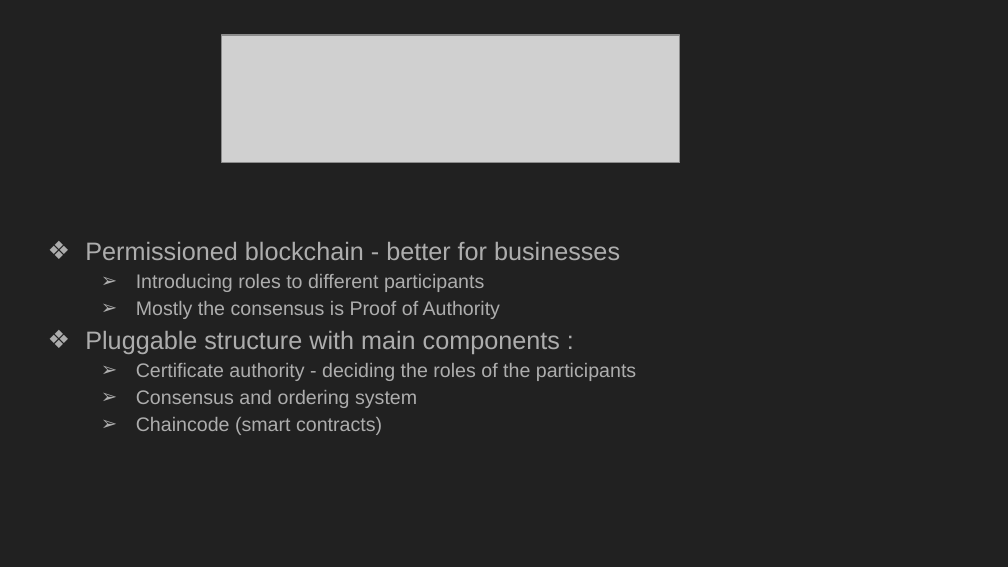
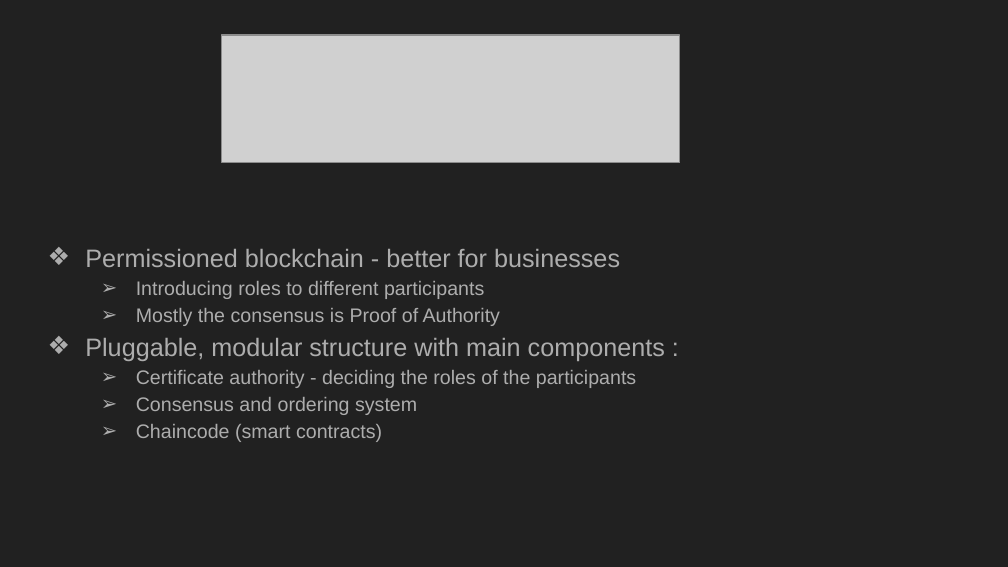
Before and after one commit to xxLestadxx/FabricPresentation2019Feb, a slide deck: slide 2 of Hyperledger Fabric and Composer.pptx. Drawn at 1008x567 pixels with LibreOffice and Linux fonts; fonts in the diff are those of the drawing; grey boxes stand for pictures. Boxes give left, top, right and bottom in pixels: in the first picture for what was removed or moved away, otherwise in the second. Text is boxed around its words. In the diff, an @@ line names an element or a change of style, - is before the commit and + after.

```diff
--- a/Hyperledger Fabric and Composer.pptx
+++ b/Hyperledger Fabric and Composer.pptx
@@ text "Permissioned blockchain - better for ...": place and size @@
-text "Permissioned blockchain - better for ..." at (85,242,636,435)
+text "Permissioned blockchain - better for ..." at (85,249,665,442)
@@ text at (85,338,665,361): text changed @@
-❖ Pluggable structure with main components :
+❖ Pluggable, modular structure with main components :
```
Also in this commit, not shown: 1 other slide changed, 1 slide removed, 1 other file.
